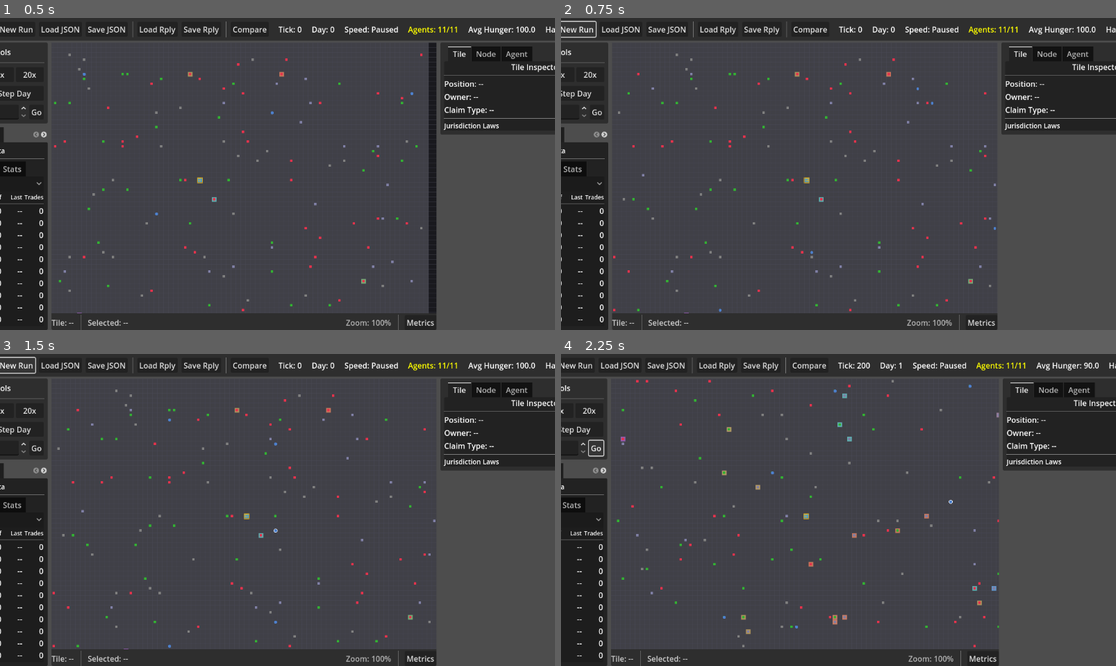
Above: before the commit, frames 1-4 (two rows, left to right).
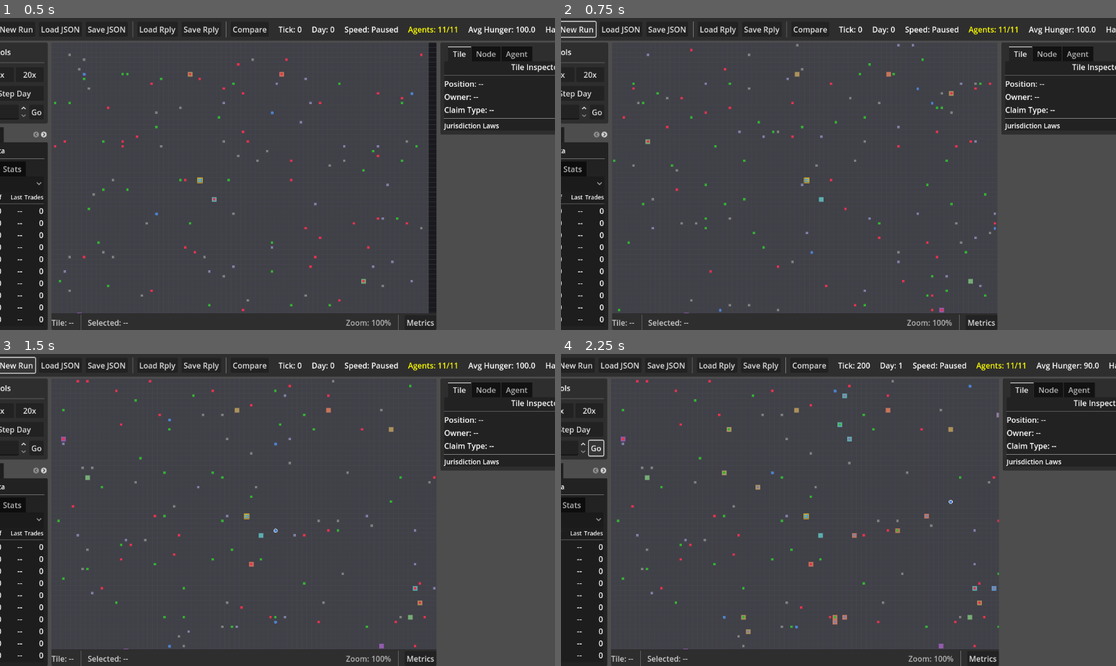
Above: after the commit, the same moments.

Repository: dfrer/societies
Game: Godot game, scene res://viz/visualizer_main.tscn
Same seed, same stepped clock (60 frames per second), same inputs: the game is played once before the commit and once after it.
Inputs:
- Up to frame 1 (0.5 s): no input
- Up to frame 2 (0.75 s): click "New Run" at 0.5 s
- Up to frame 3 (1.5 s): click "New Run" at 1.25 s
- Up to frame 4 (2.25 s): click "Go" at 2 s

Frame 1 is identical in both runs. In frame 2, 1.0% of the frame differs, in the area x 9-79%, y 8-95%; in frame 3, 1.0%; in frame 4, 0.1%.

Commit message:
Optimize map updates with dirty tiles

Diff:
--- a/sim/systems/environment_system.gd
+++ b/sim/systems/environment_system.gd
@@ -47,8 +47,17 @@
 func _decay_pollution(state: SimState) -> void:
 	var pollution_decay: float = state.get_tuning_float("pollution_decay_per_day", 0.05)
 
-	for i in range(state.world.pollution.size()):
-		state.world.pollution[i] *= (1.0 - pollution_decay)
+	var world := state.world
+	var pollution := world.pollution
+	var multiplier := 1.0 - pollution_decay
+
+	for i in range(pollution.size()):
+		var before := pollution[i]
+		var after := before * multiplier
+		if not is_equal_approx(before, after):
+			pollution[i] = after
+			world.mark_pollution_dirty_by_index(i)
+	world._pollution_cache_tick = -1
 
 # ============================================
 # PERISHABLE RESOURCE DECAY
@@ -105,6 +114,9 @@
 				updated[n_idx] = clampf(updated[n_idx] + per_neighbor, 0.0, 1.0)
 
 	state.world.pollution = updated
+	for i in range(current.size()):
+		if not is_equal_approx(current[i], updated[i]):
+			state.world.mark_pollution_dirty_by_index(i)
 	state.world._pollution_cache_tick = -1
 
 # ============================================
--- a/sim/world/world.gd
+++ b/sim/world/world.gd
@@ -33,6 +33,12 @@
 ## Pollution cache for performance
 var _cached_avg_pollution: float = 0.0
 var _pollution_cache_tick: int = -1
+
+## Dirty tile tracking for incremental updates
+var _dirty_claim_tiles: Array[Vector2i] = []
+var _dirty_pollution_tiles: Array[Vector2i] = []
+var _dirty_claim_indices: Dictionary = {}
+var _dirty_pollution_indices: Dictionary = {}
 
 ## Faction owner ID offset (faction_id + this = owner_id)
 const FACTION_OWNER_OFFSET := 1000000
@@ -57,6 +63,10 @@
 	roads.fill(0)
 	zone_tags.resize(w * h)
 	zone_tags.fill("")
+	_dirty_claim_tiles.clear()
+	_dirty_pollution_tiles.clear()
+	_dirty_claim_indices.clear()
+	_dirty_pollution_indices.clear()
 
 # ============================================
 # TILE QUERY
@@ -128,15 +138,22 @@
 ## Set pollution at position
 func set_pollution(x: int, y: int, value: float) -> void:
 	if is_valid(x, y):
-		pollution[_tile_index(x, y)] = clampf(value, 0.0, 1.0)
-		_pollution_cache_tick = -1  # Invalidate cache
+		var idx := _tile_index(x, y)
+		var clamped := clampf(value, 0.0, 1.0)
+		if not is_equal_approx(pollution[idx], clamped):
+			pollution[idx] = clamped
+			_mark_pollution_dirty_by_index(idx)
+			_pollution_cache_tick = -1  # Invalidate cache
 
 ## Add pollution at position (clamped 0-1)
 func add_pollution(x: int, y: int, delta: float) -> void:
 	if is_valid(x, y):
 		var idx := _tile_index(x, y)
-		pollution[idx] = clampf(pollution[idx] + delta, 0.0, 1.0)
-		_pollution_cache_tick = -1  # Invalidate cache
+		var updated := clampf(pollution[idx] + delta, 0.0, 1.0)
+		if not is_equal_approx(pollution[idx], updated):
+			pollution[idx] = updated
+			_mark_pollution_dirty_by_index(idx)
+			_pollution_cache_tick = -1  # Invalidate cache
 
 ## Get average pollution (cached per tick)
 func get_average_pollution(tick: int = -1) -> float:
@@ -166,7 +183,10 @@
 ## Set claim owner at position
 func set_claim_owner(x: int, y: int, owner_id: int) -> void:
 	if is_valid(x, y):
-		tiles[_tile_index(x, y)] = owner_id
+		var idx := _tile_index(x, y)
+		if tiles[idx] != owner_id:
+			tiles[idx] = owner_id
+			_mark_claim_dirty_by_index(idx)
 
 ## Check if tile is claimed
 func is_claimed(x: int, y: int) -> bool:
@@ -228,6 +248,41 @@
 	return claims
 
 # ============================================
+# DIRTY TILE TRACKING
+# ============================================
+
+func _mark_claim_dirty_by_index(index: int) -> void:
+	if _dirty_claim_indices.has(index):
+		return
+	_dirty_claim_indices[index] = true
+	var x := index % width
+	var y := index / width
+	_dirty_claim_tiles.append(Vector2i(x, y))
+
+func _mark_pollution_dirty_by_index(index: int) -> void:
+	if _dirty_pollution_indices.has(index):
+		return
+	_dirty_pollution_indices[index] = true
+	var x := index % width
+	var y := index / width
+	_dirty_pollution_tiles.append(Vector2i(x, y))
+
+func mark_pollution_dirty_by_index(index: int) -> void:
+	_mark_pollution_dirty_by_index(index)
+
+func consume_dirty_claim_tiles() -> Array[Vector2i]:
+	var dirty := _dirty_claim_tiles.duplicate()
+	_dirty_claim_tiles.clear()
+	_dirty_claim_indices.clear()
+	return dirty
+
+func consume_dirty_pollution_tiles() -> Array[Vector2i]:
+	var dirty := _dirty_pollution_tiles.duplicate()
+	_dirty_pollution_tiles.clear()
+	_dirty_pollution_indices.clear()
+	return dirty
+
+# ============================================
 # WORKSHOP QUERY/MUTATE
 # ============================================
 
--- a/viz/controllers/map_view_controller.gd
+++ b/viz/controllers/map_view_controller.gd
@@ -17,9 +17,9 @@
 var _sim_runner: SimRunnerNode
 
 ## Cached data to prevent unnecessary updates
-var _last_world_hash: int = 0
 var _last_agents_hash: int = 0
 var _last_snapshot_hash: int = 0
+var _world_data_initialized: bool = false
 
 
 func _init(map_view: MapView, sim_runner: SimRunnerNode) -> void:
@@ -32,59 +32,35 @@
 	if _sim_runner.sim == null:
 		return
 
-	# Check if data actually changed to prevent expensive rebuilds
-	var current_hash = _calculate_world_data_hash()
-	if current_hash == _last_world_hash:
-		return
-
-	# Build world data dictionary for map view
 	var world: RefCounted = _sim_runner.sim.state.world
-	var world_data: Dictionary = {}
-
-	# Claims data
-	var claims: Dictionary = {}
-	for y in range(world.height):
-		for x in range(world.width):
-			var owner_id: int = world.get_claim_owner(x, y)
-			if owner_id > 0:
-				claims["%d,%d" % [x, y]] = owner_id
-	world_data["claims"] = claims
-
-	# Resource nodes
-	var resource_nodes: Array = []
-	for node in world.resource_nodes:
-		resource_nodes.append({
-			"pos_x": node.pos_x,
-			"pos_y": node.pos_y,
-			"type": node.type,
-			"stock": node.stock,
-			"max_stock": node.max_stock
-		})
-	world_data["resource_nodes"] = resource_nodes
-
-	# Workshops
-	var workshops: Array = []
-	for workshop in world.workshops:
-		workshops.append({
-			"pos_x": workshop.pos_x,
-			"pos_y": workshop.pos_y,
-			"is_built": workshop.is_built
-		})
-	world_data["workshops"] = workshops
-
-	# Pollution data - pass entire grid for heatmap rendering
-	var pollution: Dictionary = {}
-	for y in range(world.height):
-		for x in range(world.width):
-			var p: float = world.get_pollution(x, y)
-			if p > 0.0:
-				pollution["%d,%d" % [x, y]] = p
-	world_data["pollution"] = pollution
-
-	# Update map view
-	_map_view.update_world_data(world_data)
-	_last_world_hash = current_hash
-	map_data_updated.emit(world_data)
+	if not _world_data_initialized:
+		var world_data := _build_full_world_data(world)
+		_map_view.update_world_data(world_data)
+		_world_data_initialized = true
+		world.consume_dirty_claim_tiles()
+		world.consume_dirty_pollution_tiles()
+		map_data_updated.emit(world_data)
+		return
+
+	var dirty_claims: Array = world.consume_dirty_claim_tiles()
+	var dirty_pollution: Array = world.consume_dirty_pollution_tiles()
+
+	var claims_delta: Dictionary = {}
+	for tile in dirty_claims:
+		var owner_id: int = world.get_claim_owner(tile.x, tile.y)
+		claims_delta["%d,%d" % [tile.x, tile.y]] = owner_id
+
+	var pollution_delta: Dictionary = {}
+	for tile in dirty_pollution:
+		var p: float = world.get_pollution(tile.x, tile.y)
+		pollution_delta["%d,%d" % [tile.x, tile.y]] = p
+
+	if not claims_delta.is_empty() or not pollution_delta.is_empty():
+		_map_view.update_world_tiles(claims_delta, pollution_delta)
+
+	var resource_nodes := _build_resource_nodes_data(world)
+	var workshops := _build_workshops_data(world)
+	_map_view.update_static_world_data(resource_nodes, workshops)
 
 
 ## Update agents display
@@ -183,18 +159,54 @@
 	return _map_view.selection
 
 
-## Calculate hash for world data to detect changes
-func _calculate_world_data_hash() -> int:
-	if _sim_runner.sim == null:
-		return 0
-
-	var world: RefCounted = _sim_runner.sim.state.world
-	var hash_data: Dictionary = {}
-
-	# Include key data that affects rendering
-	hash_data["claims_count"] = world.workshops.size()
-	hash_data["resource_nodes_count"] = world.resource_nodes.size()
-	hash_data["workshops_count"] = world.workshops.size()
-	hash_data["tick"] = _sim_runner.sim.state.tick
-
-	return hash_data.hash()
+## Build a full world payload for initial map view setup
+func _build_full_world_data(world: RefCounted) -> Dictionary:
+	var world_data: Dictionary = {}
+
+	var claims: Dictionary = {}
+	for y in range(world.height):
+		for x in range(world.width):
+			var owner_id: int = world.get_claim_owner(x, y)
+			if owner_id > 0:
+				claims["%d,%d" % [x, y]] = owner_id
+	world_data["claims"] = claims
+
+	var resource_nodes := _build_resource_nodes_data(world)
+	world_data["resource_nodes"] = resource_nodes
+
+	var workshops := _build_workshops_data(world)
+	world_data["workshops"] = workshops
+
+	var pollution: Dictionary = {}
+	for y in range(world.height):
+		for x in range(world.width):
+			var p: float = world.get_pollution(x, y)
+			if p > 0.0:
+				pollution["%d,%d" % [x, y]] = p
+	world_data["pollution"] = pollution
+
+	return world_data
+
+
+func _build_resource_nodes_data(world: RefCounted) -> Array:
+	var resource_nodes: Array = []
+	for node in world.resource_nodes:
+		resource_nodes.append({
+			"pos_x": node.pos_x,
+			"pos_y": node.pos_y,
+			"type": node.type,
+			"stock": node.stock,
+			"max_stock": node.max_stock
+		})
+	return resource_nodes
+
+
+func _build_workshops_data(world: RefCounted) -> Array:
+	var workshops: Array = []
+	for workshop in world.workshops:
+		workshops.append({
+			"pos_x": workshop.pos_x,
+			"pos_y": workshop.pos_y,
+			"is_built": workshop.is_built
+		})
+	return workshops
--- a/viz/map/map_view.gd
+++ b/viz/map/map_view.gd
@@ -53,6 +53,7 @@
 var _last_world_hash: int = 0
 var _last_agents_hash: int = 0
 var _last_snapshot_hash: int = 0
+var _last_static_world_hash: int = 0
 var _resource_nodes: Array = []
 var _workshops: Array = []
 var _claims: Dictionary = {}
@@ -121,6 +122,38 @@
 	_workshops = world_data.get("workshops", [])
 	_pollution_data = world_data.get("pollution", [])
 	_last_world_hash = new_hash
+	queue_redraw()
+
+
+func update_static_world_data(resource_nodes: Array, workshops: Array) -> void:
+	var static_hash := resource_nodes.hash() ^ workshops.hash()
+	if static_hash == _last_static_world_hash:
+		return
+
+	_resource_nodes = resource_nodes
+	_workshops = workshops
+	_last_static_world_hash = static_hash
+	queue_redraw()
+
+
+func update_world_tiles(claims_delta: Dictionary, pollution_delta: Dictionary) -> void:
+	if claims_delta.is_empty() and pollution_delta.is_empty():
+		return
+
+	for key in claims_delta.keys():
+		var owner_id: int = claims_delta[key]
+		if owner_id > 0:
+			_claims[key] = owner_id
+		else:
+			_claims.erase(key)
+
+	for key in pollution_delta.keys():
+		var pollution: float = float(pollution_delta[key])
+		if pollution > 0.0:
+			_pollution_data[key] = pollution
+		else:
+			_pollution_data.erase(key)
+
 	queue_redraw()
 
 
